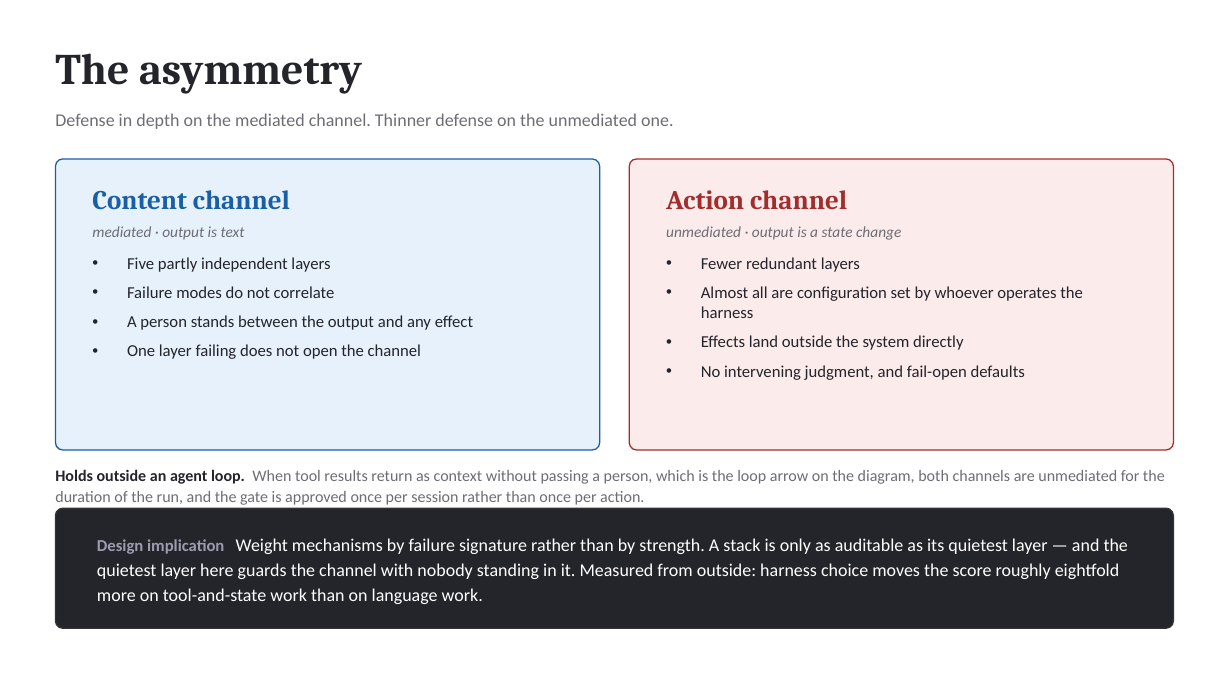
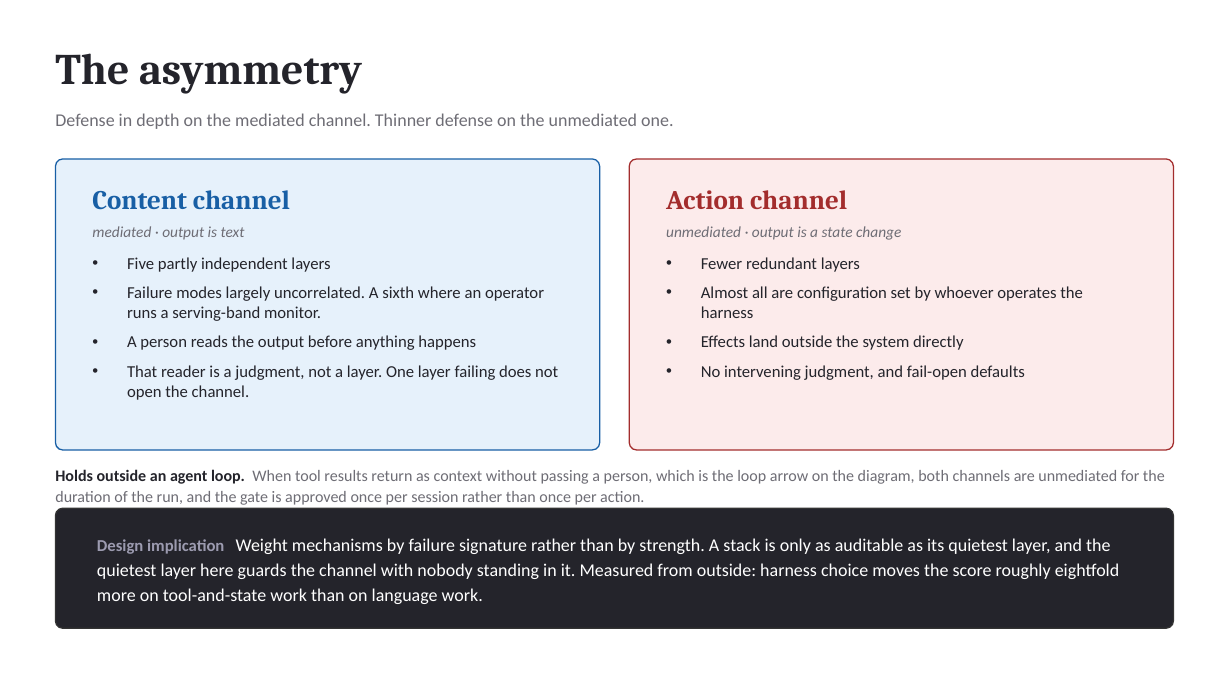
Before and after one commit to djc2002us/where-control-lives, a slide deck: slide 43 of where-control-lives-deck.pptx (slide 42 before the commit). Drawn at 1232x693 pixels with LibreOffice and Linux fonts; fonts in the diff are those of the drawing. Boxes give left, top, right and bottom in pixels: in the first picture for what was removed or moved away, otherwise in the second. Text is boxed around its words. In the diff, an @@ line names an element or a change of style, - is before the commit and + after.

```diff
--- a/where-control-lives-deck.pptx
+++ b/where-control-lives-deck.pptx
@@ text at bbox=[127, 286, 558, 400]: text changed @@
-• Failure modes do not correlate
-• A person stands between the output and any effect
-• One layer failing does not open the channel
+• Failure modes largely uncorrelated. A sixth where an operator runs a serving-band monitor.
+• A person reads the output before anything happens
+• That reader is a judgment, not a layer. One layer failing does not open the channel.
@@ text at bbox=[97, 538, 1120, 604]: text changed @@
-Design implication Weight mechanisms by failure signature rather than by strength. A stack is only as auditable as its quietest layer — and the quietest layer here guards the channel with nobody standing in it. Measured from outside: harness choice moves the score roughly eightfold more on tool-and-state work than on language work.
+Design implication Weight mechanisms by failure signature rather than by strength. A stack is only as auditable as its quietest layer, and the quietest layer here guards the channel with nobody standing in it. Measured from outside: harness choice moves the score roughly eightfold more on tool-and-state work than on language work.
```
Also in this commit, not shown: 37 other slides changed, 1 slide added, 4 other files.
